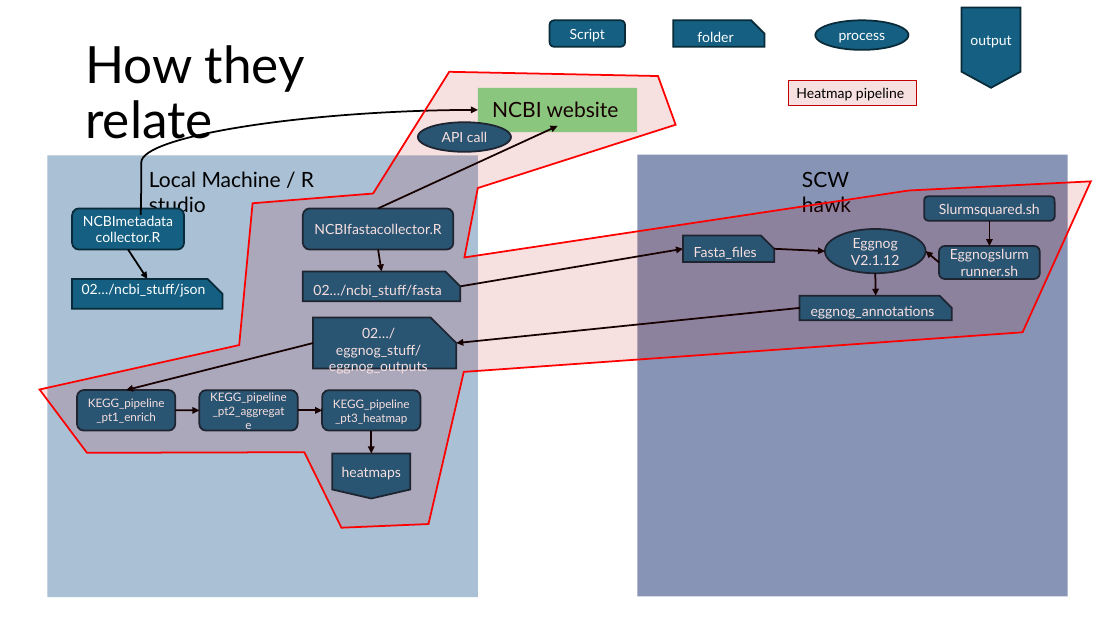
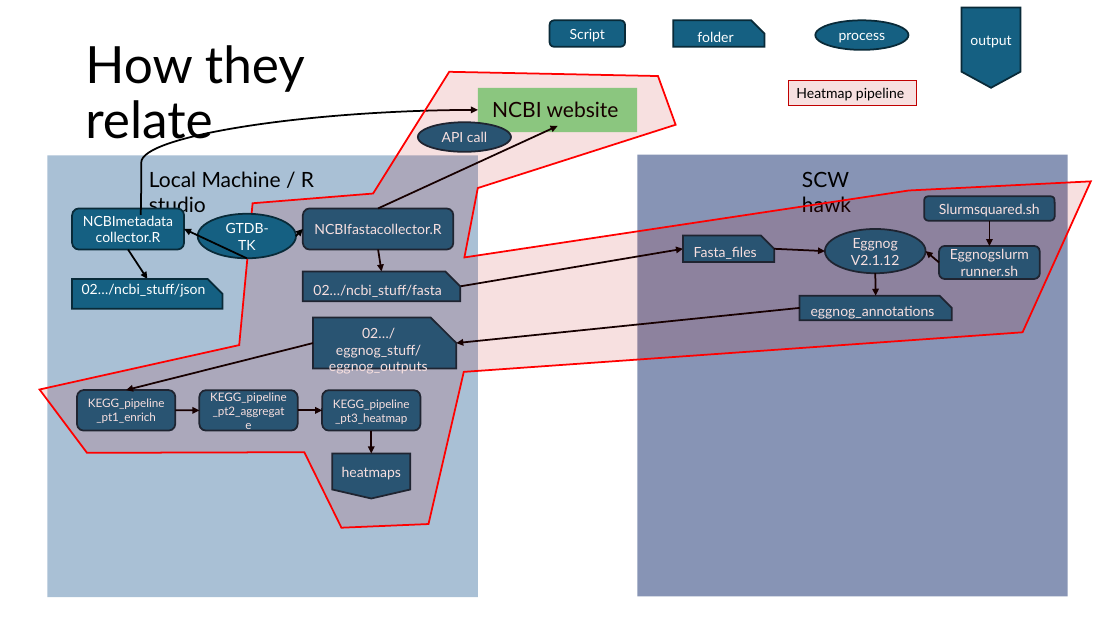
Before and after one commit to tobiasnunn/tnunn_research, a slide deck: slide 3 of HELP.pptx. Drawn at 1120x630 pixels with LibreOffice and Linux fonts; fonts in the diff are those of the drawing. Boxes give left, top, right and bottom in pixels: in the first picture for what was removed or moved away, otherwise in the second. Text is boxed around its words. In the diff, an @@ line names an element or a change of style, - is before the commit and + after.

```diff
--- a/HELP.pptx
+++ b/HELP.pptx
@@ arrow added from (247, 259) to (184, 229), #000000 1.5 pt @@
@@ ellipse added at bbox=[197, 214, 296, 259], fill #156082, outline #092A39 1.5 pt, 12 pt, text #FFFFFF @@
+GTDB-TK
@@ arrow added from (296, 236) to (303, 229), #000000 1.5 pt @@
```
Also in this commit, not shown: 1 other file.
